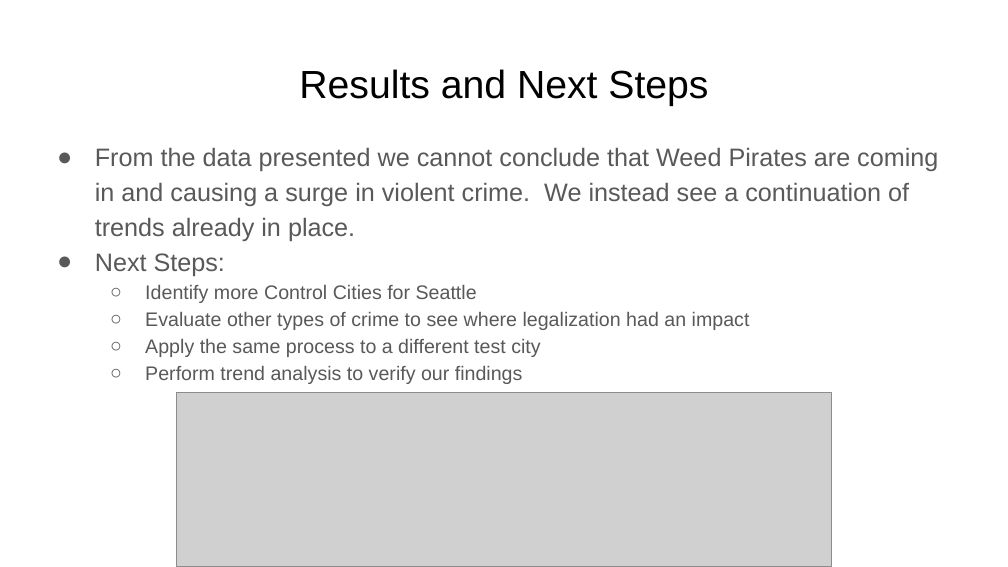
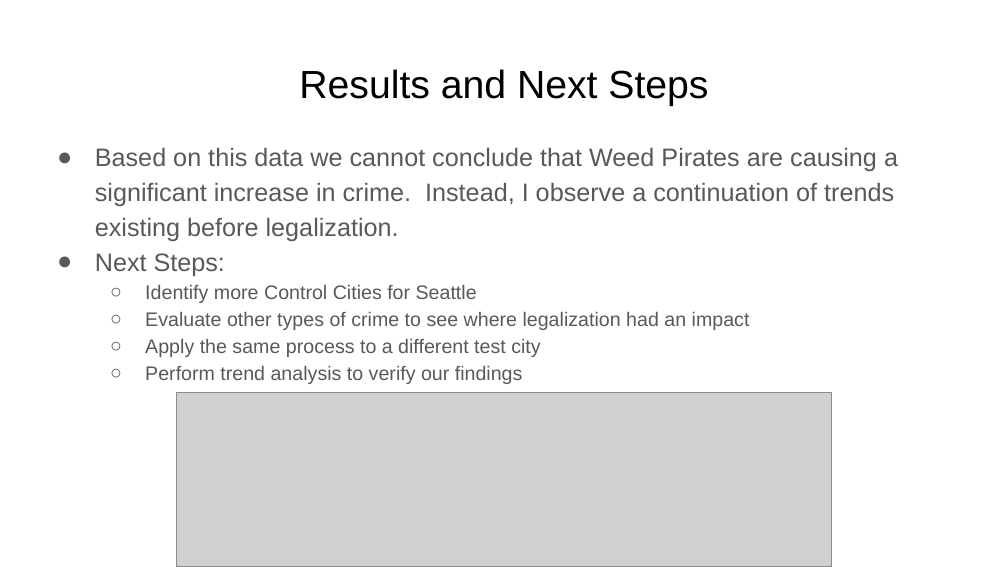
Before and after one commit to WhimsicalNose03/Cannabis-Cash-Crop-or-Crime-Boom-, a slide deck: slide 8 of Cannabis_ Cash Crop or Crime Boom_.pptx. Drawn at 1008x567 pixels with LibreOffice and Linux fonts; fonts in the diff are those of the drawing; grey boxes stand for pictures. Boxes give left, top, right and bottom in pixels: in the first picture for what was removed or moved away, otherwise in the second. Text is boxed around its words. In the diff, an @@ line names an element or a change of style, - is before the commit and + after.

```diff
--- a/Cannabis_ Cash Crop or Crime Boom_.pptx
+++ b/Cannabis_ Cash Crop or Crime Boom_.pptx
@@ text at box(95, 147, 898, 241): text changed @@
-● From the data presented we cannot conclude that Weed Pirates are coming in and causing a surge in violent crime. We instead see a continuation of trends already in place.
+● Based on this data we cannot conclude that Weed Pirates are causing a significant increase in crime. Instead, I observe a continuation of trends existing before legalization.
```
Also in this commit, not shown: 2 other slides changed.
